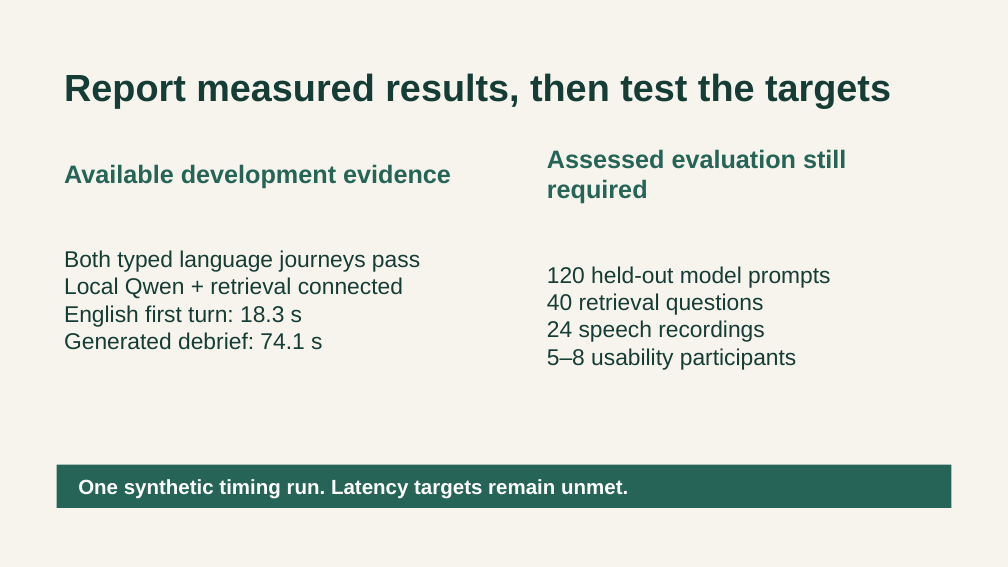
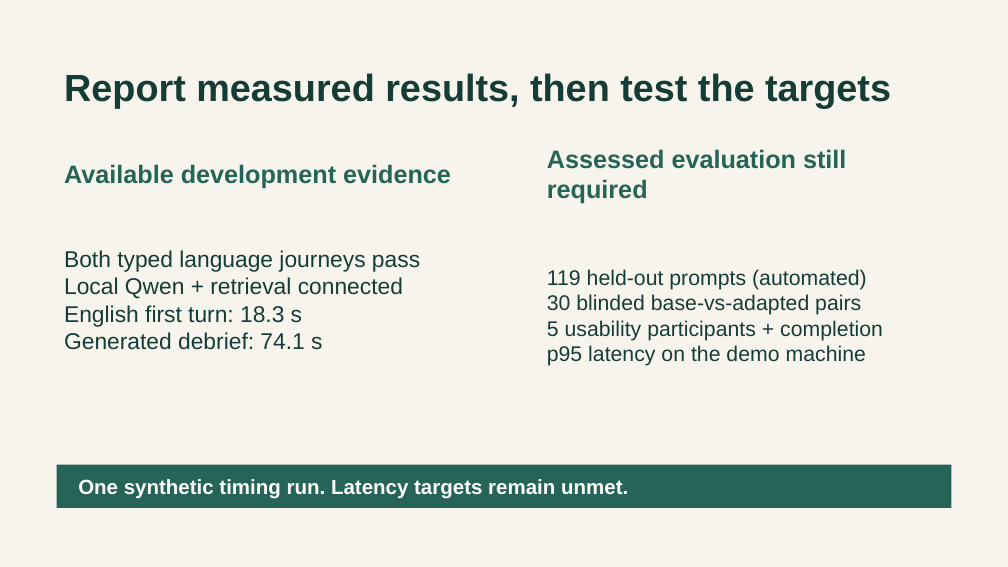
Before and after one commit to DanYYY0912/COMP4431_GroupProject_InterviewCoach, a slide deck: slide 6 of presentation/VoxPrep-HK.pptx. Drawn at 1008x567 pixels with LibreOffice and Linux fonts; fonts in the diff are those of the drawing. Boxes give left, top, right and bottom in pixels: in the first picture for what was removed or moved away, otherwise in the second. Text is boxed around its words. In the diff, an @@ line names an element or a change of style, - is before the commit and + after.

Commit message:
docs: drop manual language, retrieval and speech studies from evaluation scope

```diff
--- a/presentation/VoxPrep-HK.pptx
+++ b/presentation/VoxPrep-HK.pptx
@@ text at (547,269,883,366): text changed; size 21.8 to 20.2 pt @@
-120 held-out model prompts
-40 retrieval questions
-24 speech recordings
-5–8 usability participants
+119 held-out prompts (automated)
+30 blinded base-vs-adapted pairs
+5 usability participants + completion
+p95 latency on the demo machine
```
Also in this commit, not shown: 1 other slide changed, 11 other files.
